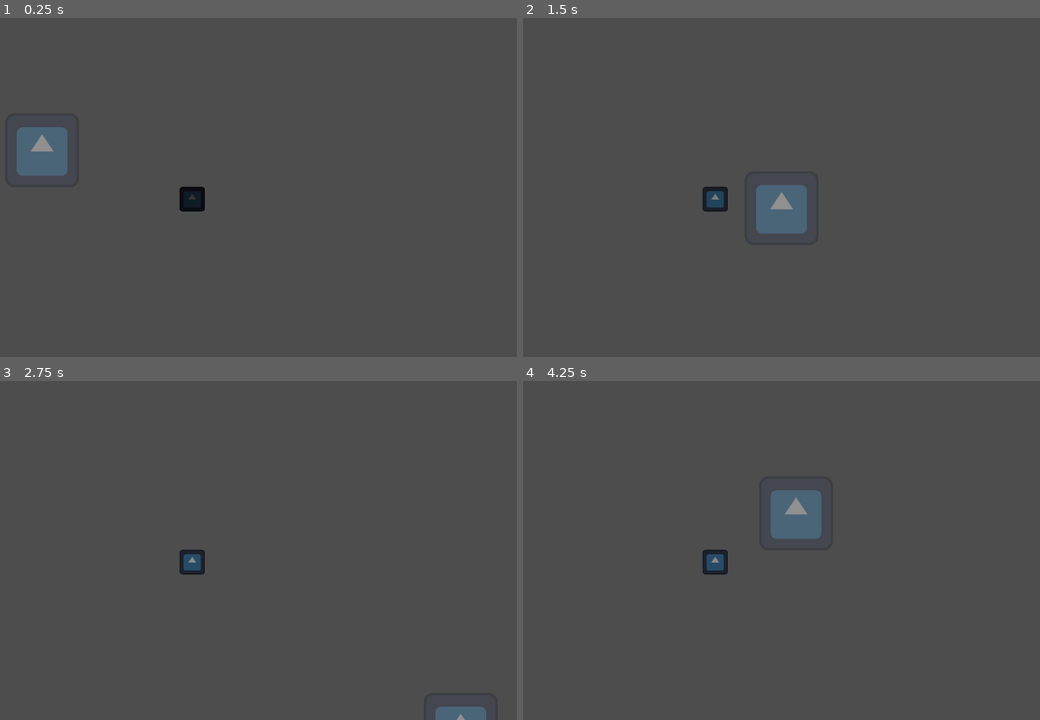
Above: before the commit, frames 1-4 (two rows, left to right).
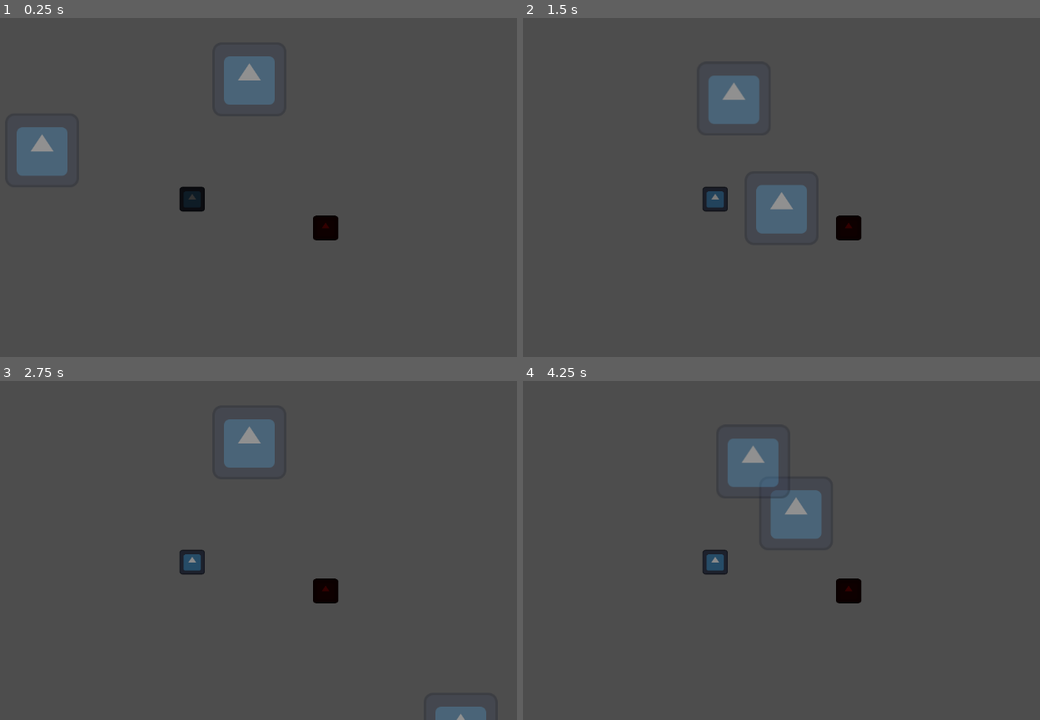
Above: after the commit, the same moments.

Repository: carcinizer/slavic-2025
Game: Godot game, scene res://scenes/map.tscn
Two runs of this game, one before a commit and one after it. Both use one fixed random seed, a clock stepped at 60 frames per second and the inputs below. The engine's default icon, where the game draws it, is replaced by a stand-in: a white triangle on a blue panel in a dark square.
Inputs:
- Up to frame 1 (0.25 s): no input
- Up to frame 2 (1.5 s): tap Enter at 0.5 s; hold Right (right, bound only before the commit) 0.53-1.28 s; tap S (down2, bound only after the commit) at 0.6 s; tap A (left2, bound only after the commit) at 0.8, 1.35 s; hold Down (down, bound only before the commit) from 1.28 s (still down)
- Up to frame 3 (2.75 s): tap D (right2, bound only after the commit) at 1.55, 2.1 s; release Down (down, bound only before the commit) at 2.03 s; hold Right (right, bound only before the commit) from 2.03 s (still down); tap W (up2, bound only after the commit) at 2.3 s
- Up to frame 4 (4.25 s): release Right (right, bound only before the commit) at 2.78 s; hold Up (up, bound only before the commit) 2.78-3.53 s; tap W (up2, bound only after the commit) at 2.85 s; tap S (down2, bound only after the commit) at 3.05, 3.6 s; hold Left (left, bound only before the commit) from 3.53 s (still down); tap A (left2, bound only after the commit) at 3.8 s

The runs differ from the first frame. In frame 1, 1.7% of the frame differs, in the area x 43-66%, y 11-66%; in frame 2, 1.7%; in frame 3, 1.7%; in frame 4, 1.8%, in the area x 39-66%, y 16-66%.

Commit message:
Multiple players, destroy signals, regressed collisions for some reason

Diff:
--- a/project.godot
+++ b/project.godot
@@ -15,25 +15,49 @@
 config/features=PackedStringArray("4.4", "Forward Plus")
 config/icon="res://icon.svg"
 
+[autoload]
+
+BUS="*res://src/global/bus.gd"
+
 [input]
 
-up={
+up1={
 "deadzone": 0.2,
 "events": [Object(InputEventKey,"resource_local_to_scene":false,"resource_name":"","device":-1,"window_id":0,"alt_press …(195 unchanged characters)…
 ]
 }
-down={
+down1={
 "deadzone": 0.2,
 "events": [Object(InputEventKey,"resource_local_to_scene":false,"resource_name":"","device":-1,"window_id":0,"alt_press …(195 unchanged characters)…
 ]
 }
-left={
+left1={
 "deadzone": 0.2,
 "events": [Object(InputEventKey,"resource_local_to_scene":false,"resource_name":"","device":-1,"window_id":0,"alt_press …(195 unchanged characters)…
 ]
 }
-right={
+right1={
 "deadzone": 0.2,
 "events": [Object(InputEventKey,"resource_local_to_scene":false,"resource_name":"","device":-1,"window_id":0,"alt_press …(195 unchanged characters)…
 ]
 }
+up2={
+"deadzone": 0.2,
+"events": [Object(InputEventKey,"resource_local_to_scene":false,"resource_name":"","device":-1,"window_id":0,"alt_pressed":false,"shift_pressed":false,"ctrl_pressed":false,"meta_pressed":false,"pressed":false,"keycode":0,"physical_keycode":87,"key_label":0,"unicode":119,"location":0,"echo":false,"script":null)
+]
+}
+down2={
+"deadzone": 0.2,
+"events": [Object(InputEventKey,"resource_local_to_scene":false,"resource_name":"","device":-1,"window_id":0,"alt_pressed":false,"shift_pressed":false,"ctrl_pressed":false,"meta_pressed":false,"pressed":false,"keycode":0,"physical_keycode":83,"key_label":0,"unicode":115,"location":0,"echo":false,"script":null)
+]
+}
+left2={
+"deadzone": 0.2,
+"events": [Object(InputEventKey,"resource_local_to_scene":false,"resource_name":"","device":-1,"window_id":0,"alt_pressed":false,"shift_pressed":false,"ctrl_pressed":false,"meta_pressed":false,"pressed":false,"keycode":0,"physical_keycode":65,"key_label":0,"unicode":97,"location":0,"echo":false,"script":null)
+]
+}
+right2={
+"deadzone": 0.2,
+"events": [Object(InputEventKey,"resource_local_to_scene":false,"resource_name":"","device":-1,"window_id":0,"alt_pressed":false,"shift_pressed":false,"ctrl_pressed":false,"meta_pressed":false,"pressed":false,"keycode":0,"physical_keycode":68,"key_label":0,"unicode":100,"location":0,"echo":false,"script":null)
+]
+}
--- a/scenes/map.tscn
+++ b/scenes/map.tscn
@@ -10,3 +10,11 @@
 
 [node name="Mushroom" parent="." instance=ExtResource("2_paxxb")]
 position = Vector2(529, 373)
+
+[node name="Mushroom2" parent="." instance=ExtResource("2_paxxb")]
+position = Vector2(760, 423)
+player_id = 1
+
+[node name="Cursor2" parent="." instance=ExtResource("1_4xfga")]
+position = Vector2(628, 167)
+player_id = 1
--- a/src/cursor.gd
+++ b/src/cursor.gd
@@ -9,27 +9,39 @@
 const growth_speed := 60.0
 const starting_hp := 20
 
-var mushrooms: Array[Mushroom] = []
+var all_mushrooms: Array[Mushroom] = []
+var my_mushrooms: Array[Mushroom] = []
 
 func _ready():
+	BUS.mushroom_spawned.connect(func(x: Mushroom):
+		all_mushrooms.push_back(x)
+		x.tree_exiting.connect(all_mushrooms.erase.bind(x))
+	)
+
 	for i in get_parent().get_children():
 		if i is Mushroom:
-			mushrooms.push_back(i)
+			all_mushrooms.push_back(i)
+			if i.player_id == player_id:
+				my_mushrooms.push_back(i)
 
 
 func _process(delta: float) -> void:
-	position += Input.get_vector("left","right","up","down") * 500 * delta
+	match player_id:
+		0: position += Input.get_vector("left1","right1","up1","down1") * 500 * delta
+		1: position += Input.get_vector("left2","right2","up2","down2") * 500 * delta
 
 	var nearby_mushrooms: Array[Mushroom]
 	nearby_mushrooms.assign(
-		growth_area.get_overlapping_bodies().filter(func(x): return x is Mushroom)
+		growth_area.get_overlapping_bodies().filter(func(x): \
+			return x is Mushroom and x.player_id == player_id
+		)
 	)
 
-	print(nearby_mushrooms)
+	# TODO dead code
 	if nearby_mushrooms.is_empty():
 		var nearest_mushroom: Mushroom = null
 		var distance := 999999999.9
-		for mushroom in mushrooms:
+		for mushroom in my_mushrooms:
 			if mushroom is not Mushroom:
 				continue
 			var new_dist = (global_position - mushroom.global_position).length()
@@ -47,13 +59,13 @@
 	for mushroom in nearby_mushrooms:
 		mushroom.hp += growth_factor * delta
 		if mushroom.hp > mushroom.max_hp:
-			if try_spawn_mushroom():
+			if try_spawn_mushroom(nearby_mushrooms):
 				mushroom.hp -= starting_hp
 			else:
 				mushroom.hp = mushroom.max_hp
 
 
-func try_spawn_mushroom() -> bool:
+func try_spawn_mushroom(nearby_mushrooms: Array[Mushroom]) -> bool:
 	for i in range(100):
 		var offset = Vector2(randf_range(-radius, radius), randf_range(-radius, radius))
 		if offset.length() > radius:
@@ -61,22 +73,31 @@
 
 		var new_pos = global_position + offset
 
-		var found = true
-		for mushroom in mushrooms:
+		var neighboring = false
+		var colliding = false
+		for mushroom in nearby_mushrooms:
 			var dist = (mushroom.global_position - new_pos).length()
-			if dist > (mushroom.neighbor_range*2):
-				continue
+			if dist < (mushroom.neighbor_range*2):
+				neighboring = true
+				break
+
+		for mushroom in all_mushrooms:
+			var dist = (mushroom.global_position - new_pos).length()
 			if dist < (mushroom.radius*2):
-				found = false
+				colliding = true
+				break
 
-		if not found:
+		if not neighboring or colliding:
 			continue
 
 		# actually spawn
-		var new_mushroom = mushroom_scene.instantiate()
+		var new_mushroom: Mushroom = mushroom_scene.instantiate()
 		new_mushroom.global_position = new_pos
 		new_mushroom.hp = starting_hp
+		new_mushroom.player_id = player_id
 		add_sibling(new_mushroom)
-		mushrooms.push_back(new_mushroom)
+
+		my_mushrooms.push_back(new_mushroom)
+		new_mushroom.tree_exiting.connect(my_mushrooms.erase.bind(new_mushroom))
 		return true
 	return false
--- /dev/null
+++ b/src/global/bus.gd
@@ -0,0 +1,4 @@
+class_name SINGLETON_BUS
+extends Node
+
+signal mushroom_spawned(m: Mushroom)
--- a/src/mushroom.gd
+++ b/src/mushroom.gd
@@ -10,6 +10,5 @@
 const neighbor_range := 70.0
 
 func _process(_delta: float):
-	modulate.r = hp/max_hp
-	modulate.g = hp/max_hp
-	modulate.b = hp/max_hp
+	var c = Color.WHITE if player_id == 0 else Color.RED
+	modulate = c.darkened(1.0 - hp/max_hp)
Not shown, added: src/global/bus.gd.uid
